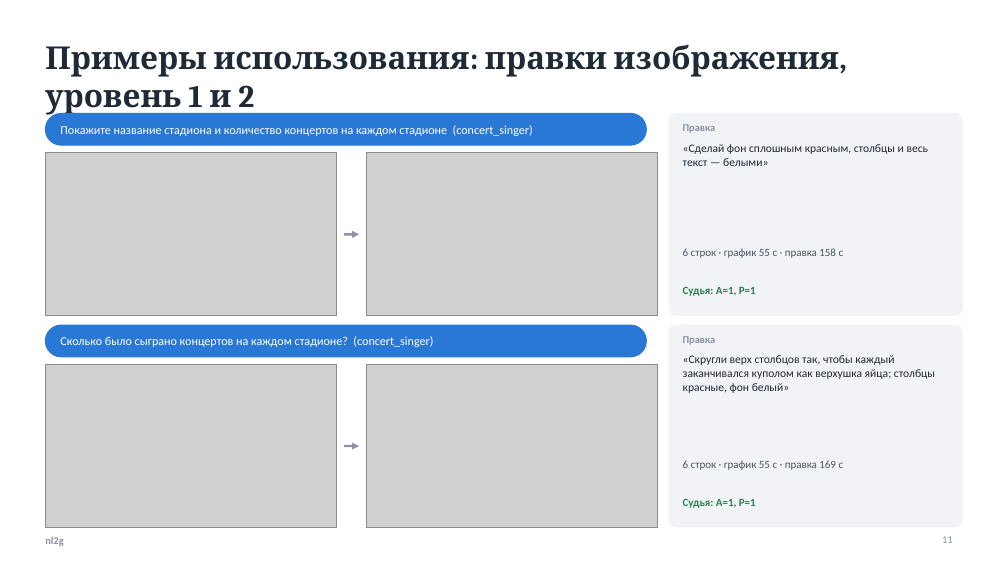
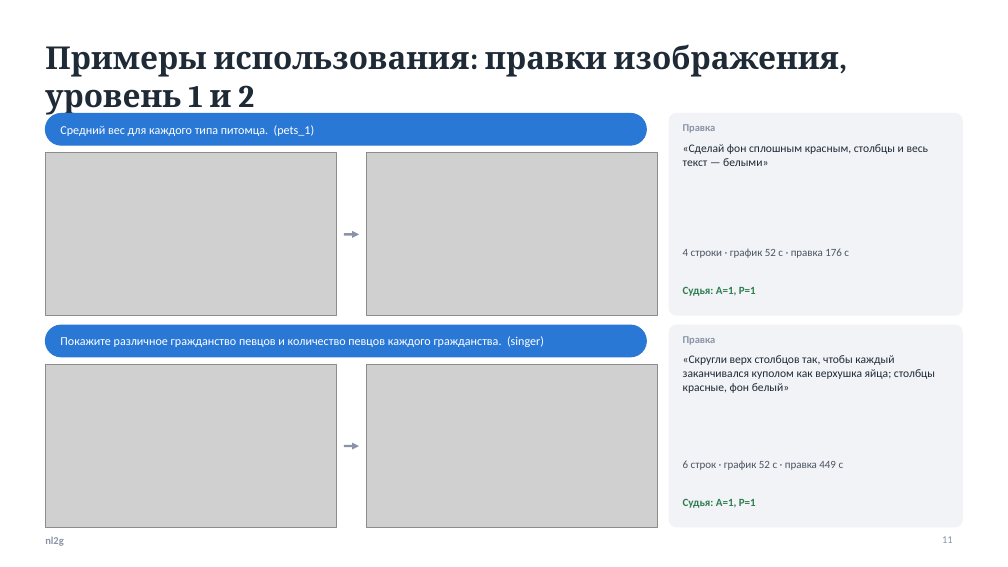
Before and after one commit to kocharyandr/nl2g, a slide deck: slide 11 of docs/ПРЕЗЕНТАЦИЯ_СЕРВИСА.pptx. Drawn at 1008x567 pixels with LibreOffice and Linux fonts; fonts in the diff are those of the drawing; grey boxes stand for pictures. Boxes give left, top, right and bottom in pixels: in the first picture for what was removed or moved away, otherwise in the second. Text is boxed around its words. In the diff, an @@ line names an element or a change of style, - is before the commit and + after.

```diff
--- a/docs/ПРЕЗЕНТАЦИЯ_СЕРВИСА.pptx
+++ b/docs/ПРЕЗЕНТАЦИЯ_СЕРВИСА.pptx
@@ text at (x1=60, y1=125, x2=315, y2=136): text changed @@
-Покажите название стадиона и количество концертов на каждом стадионе (concert_singer)
+Средний вес для каждого типа питомца. (pets_1)
@@ text at (x1=683, y1=248, x2=849, y2=258): text changed @@
-6 строк · график 55 с · правка 158 с
+4 строки · график 52 с · правка 176 с
@@ text at (x1=60, y1=336, x2=544, y2=347): text changed @@
-Сколько было сыграно концертов на каждом стадионе? (concert_singer)
+Покажите различное гражданство певцов и количество певцов каждого гражданства. (singer)
@@ text at (x1=683, y1=460, x2=844, y2=470): text changed @@
-6 строк · график 55 с · правка 169 с
+6 строк · график 52 с · правка 449 с
```
Also in this commit, not shown: 1 other file.
